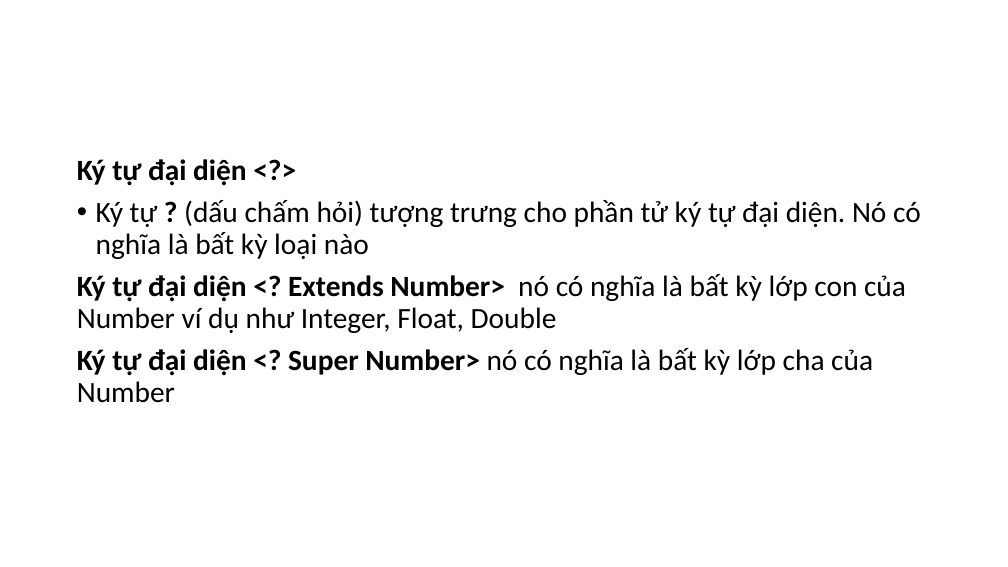
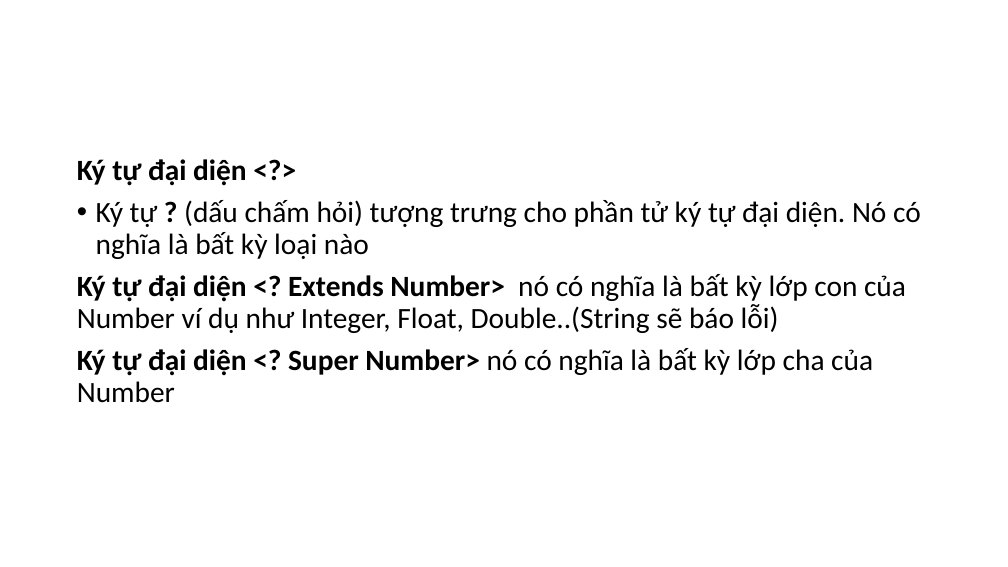
Before and after one commit to hoanghiep8921/ljava1909, a slide deck: slide 13 of slide/Exception_Generic.pptx. Drawn at 1008x567 pixels with LibreOffice and Linux fonts; fonts in the diff are those of the drawing. Boxes give left, top, right and bottom in pixels: in the first picture for what was removed or moved away, otherwise in the second. Text is boxed around its words. In the diff, an @@ line names an element or a change of style, - is before the commit and + after.

```diff
--- a/slide/Exception_Generic.pptx
+++ b/slide/Exception_Generic.pptx
@@ text at <box>77,274,906,333</box>: text changed @@
-Ký tự đại diện <? Extends Number> nó có nghĩa là bất kỳ lớp con của Number ví dụ như Integer, Float, Double
+Ký tự đại diện <? Extends Number> nó có nghĩa là bất kỳ lớp con của Number ví dụ như Integer, Float, Double..(String sẽ báo lỗi)
```
Also in this commit, not shown: 1 other slide changed, 15 other files.
